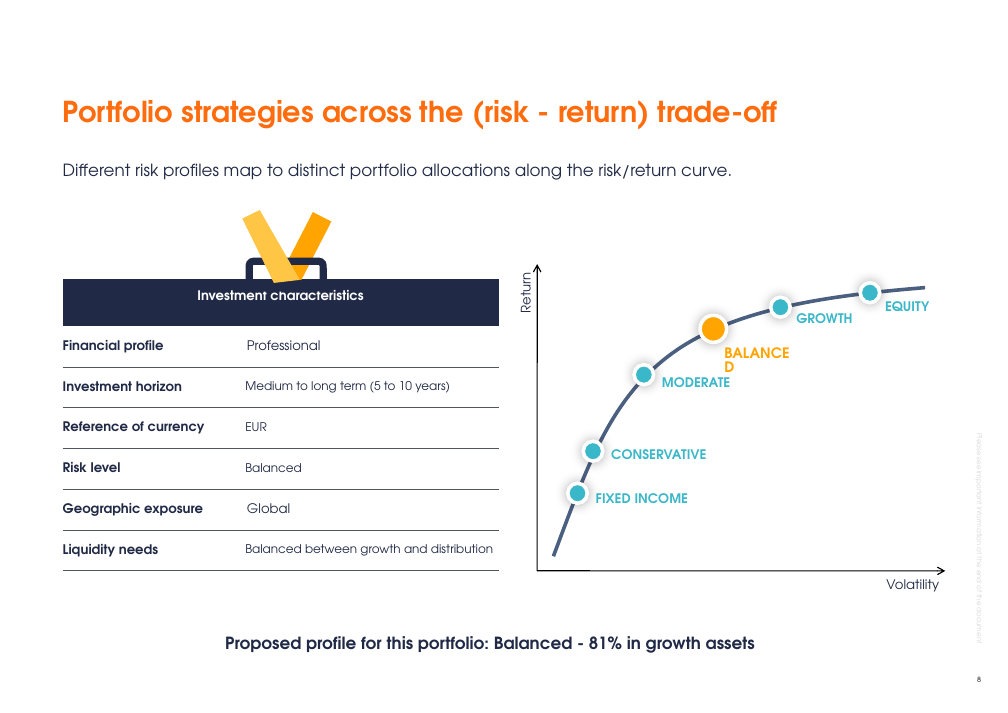
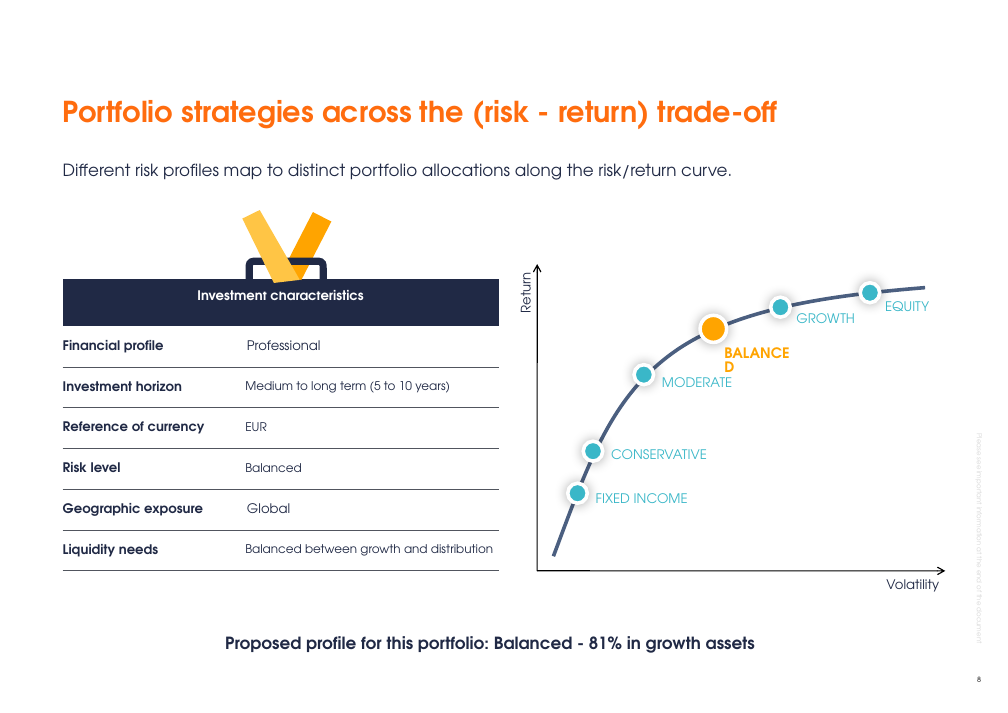
Before and after one commit to jb-db05/Investment_Proposal, a slide deck: slide 8 of investment-proposal-builder/work/example_output_deck.pptx. Drawn at 1008x713 pixels with LibreOffice and Linux fonts; fonts in the diff are those of the drawing; background and template pictures are left out. Boxes give left, top, right and bottom in pixels: in the first picture for what was removed or moved away, otherwise in the second. Text is boxed around its words. In the diff, an @@ line names an element or a change of style, - is before the commit and + after.

```diff
--- a/investment-proposal-builder/work/example_output_deck.pptx
+++ b/investment-proposal-builder/work/example_output_deck.pptx
@@ bold off in 5 elements at box(596, 493, 688, 503), box(611, 449, 707, 459), box(662, 377, 732, 387), box(796, 313, 855, 323), box(885, 301, 929, 311) @@
```
Also in this commit, not shown: 1 other file.
